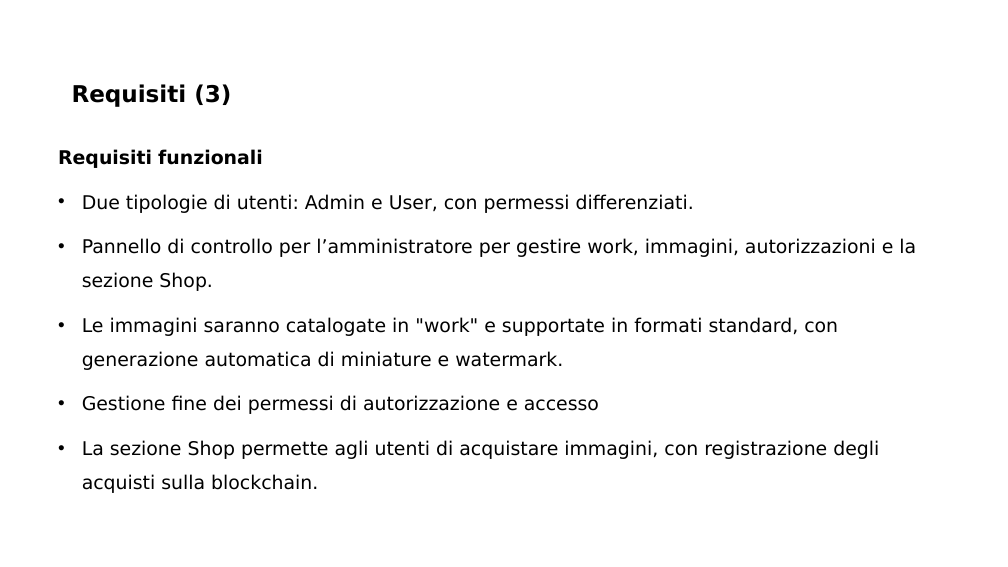
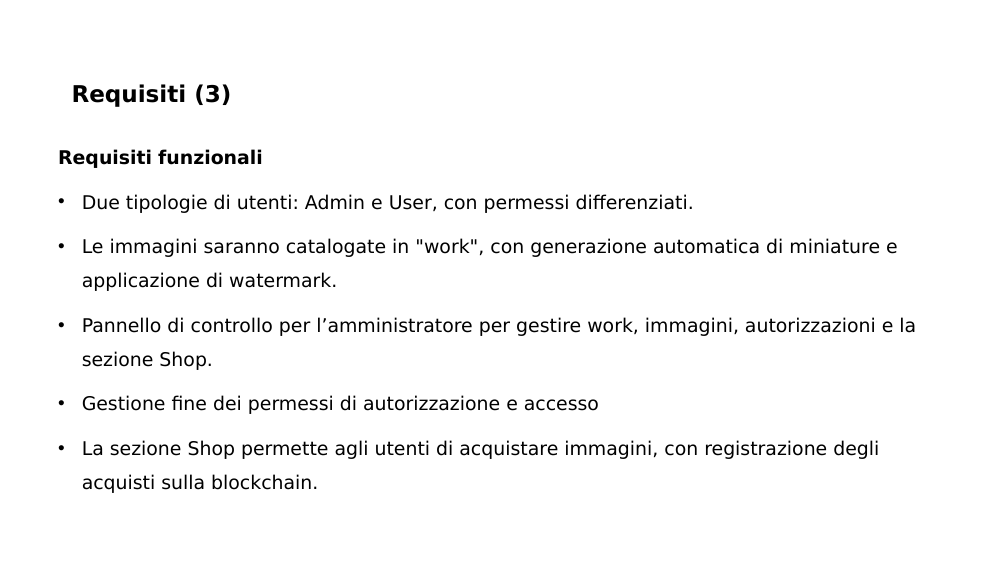
Before and after one commit to And97/myportfolio, a slide deck: slide 7 of documentazione/Presentazione SWAM.pptx. Drawn at 1008x567 pixels with LibreOffice and Linux fonts; fonts in the diff are those of the drawing; background and template pictures are left out. Boxes give left, top, right and bottom in pixels: in the first picture for what was removed or moved away, otherwise in the second. Text is boxed around its words. In the diff, an @@ line names an element or a change of style, - is before the commit and + after.

```diff
--- a/documentazione/Presentazione SWAM.pptx
+++ b/documentazione/Presentazione SWAM.pptx
@@ text at (x1=82, y1=238, x2=898, y2=291): paragraph added @@
+• Le immagini saranno catalogate in "work", con generazione automatica di miniature e applicazione di watermark.
@@ text at (x1=82, y1=317, x2=838, y2=370): paragraph removed @@
-• Le immagini saranno catalogate in "work" e supportate in formati standard, con generazione automatica di miniature e watermark.
```
Also in this commit, not shown: 13 other slides changed, 1 slide added, 4 other files.
